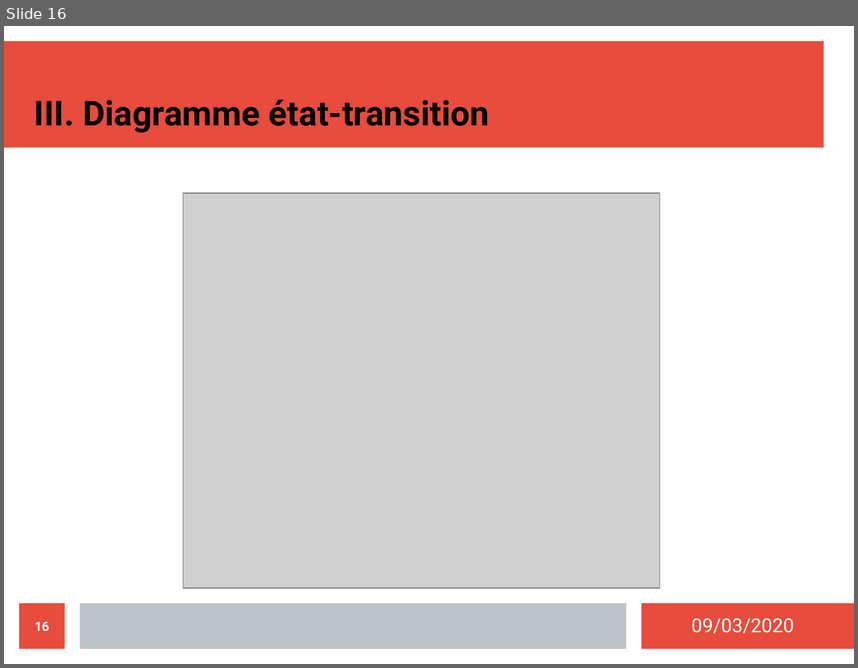
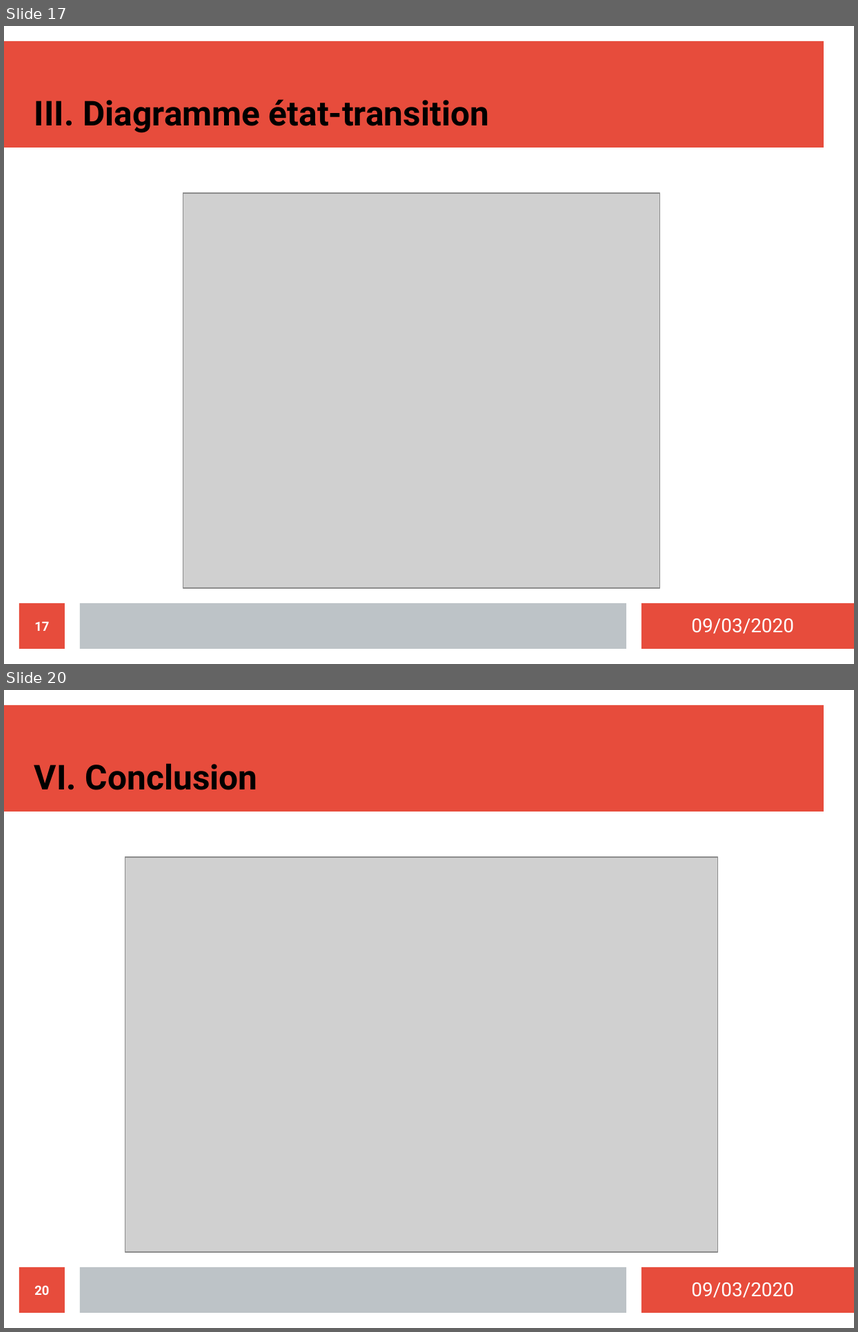
Before and after one commit to MezeretteBrice/Projet_Ronde, a slide deck: SOUTENANCE/Revue2/MezeretteBrice.odp. Shown one above the other, each under a label of ours: slide 16 before the commit, slides 17 and 20 after it; the slides between them are not shown. The pictures are 858x668 and 858x1332 pixels, drawn with LibreOffice and Linux fonts; fonts in the diff are those of the drawing; grey boxes stand for pictures. Boxes give left, top, right and bottom in pixels: in the first picture for what was removed or moved away, otherwise in the second. Text is boxed around its words. In the diff, an @@ line names an element or a change of style, - is before the commit and + after.

```diff
--- a/SOUTENANCE/Revue2/MezeretteBrice.odp
+++ b/SOUTENANCE/Revue2/MezeretteBrice.odp
@@ slide 20 added at (4,690,854,1328), background #FFFFFF; not listed: 4 template elements that a slide beside it also shows @@
@@ title added at (34,763,258,790), 32 pt, text #000000, bold @@
+VI. Conclusion
@@ picture added at (125,858,718,1252) @@
@@ page number added at (19,1267,65,1312), fill #E74C3C, 12 pt, text #FFFFFF, bold @@
+20
@@ what was slide 16 is now slide 17 @@
@@ page number at (34,621,49,630): text changed @@
-16
+17
```
Also in this commit, not shown: 8 slides changed, 1 other slide added, 3 other files.
